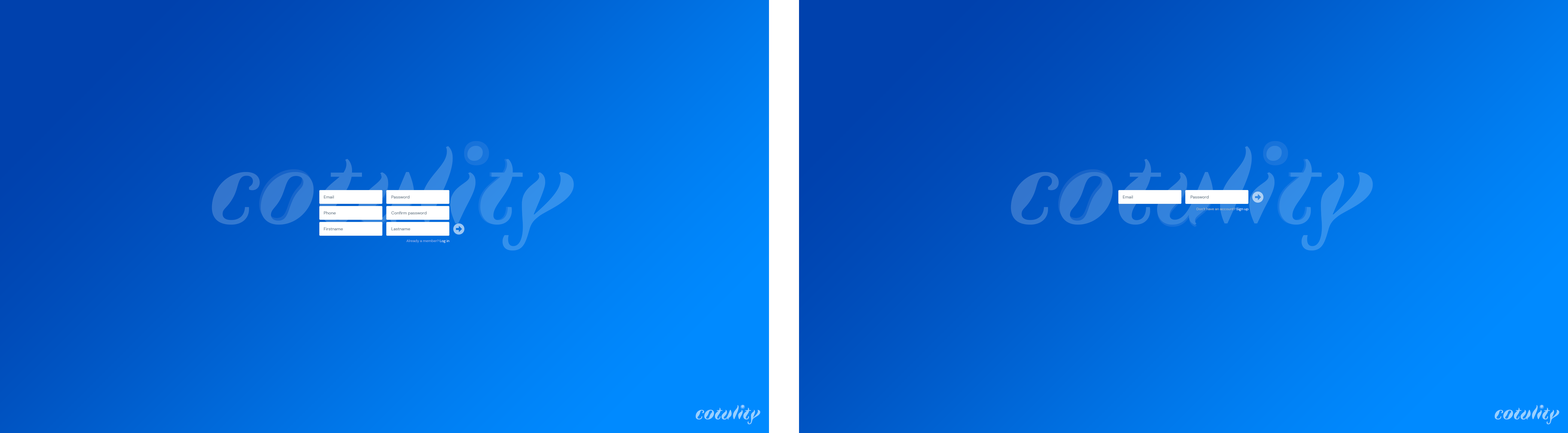
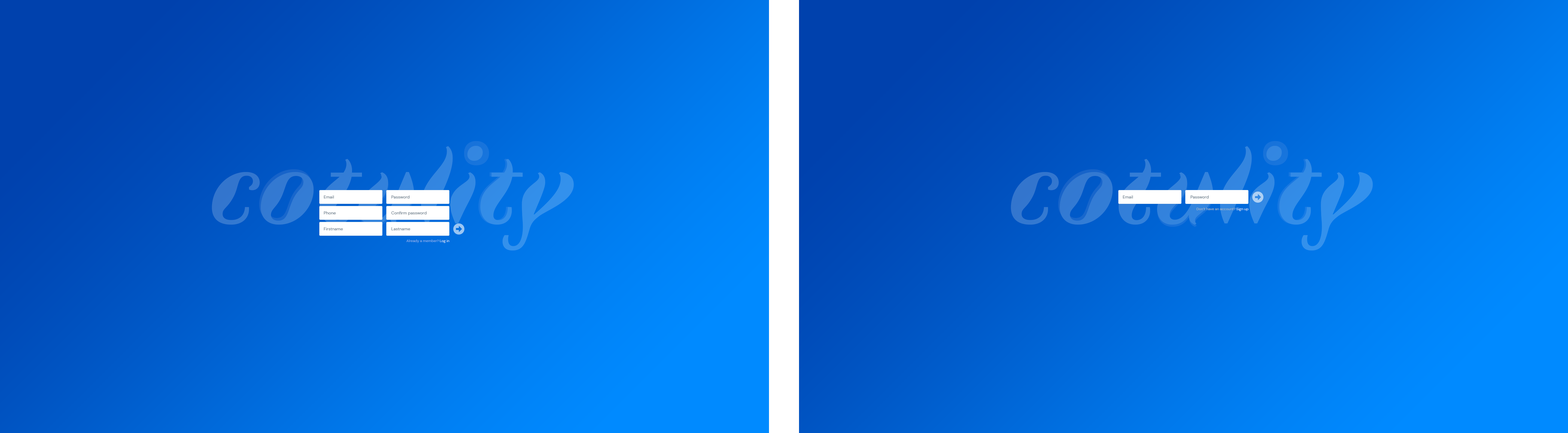
Before/after of a 1568 x 433 layered artwork. What changed in the layer stack:
removed group "logos" (1st of 2, in "signup" › "bg") (14 layers) from group "bg" over [left=695, top=404, right=761, bottom=424]
removed group "small" (1st of 2, in "signup" › "bg" › "logos") (6 layers) (was 60%) from group "logos" over [left=695, top=404, right=761, bottom=424]
removed layer "cotulity" (2nd of 4, in "signup" › "bg" › "logos" › "small") from group "small" over [left=695, top=404, right=761, bottom=424]
removed layer "t" (2nd of 4, in "signup" › "bg" › "logos" › "small") (was 30%) from group "small" over [left=743, top=407, right=751, bottom=420]
removed layer "o" (3rd of 8, in "signup" › "bg" › "logos" › "small") (was 30%) from group "small" over [left=704, top=409, right=714, bottom=419]
removed layer "u" (2nd of 4, in "signup" › "bg" › "logos" › "small") (was 30%) from group "small" over [left=721, top=409, right=733, bottom=420]
removed layer "o copy 2" (2nd of 4, in "signup" › "bg" › "logos" › "small") (was 30%) from group "small" over [left=740, top=404, right=745, bottom=409]
removed group "logos" (2nd of 2, in "login" › "bg") (14 layers) from group "bg" over [left=1494, top=404, right=1560, bottom=424]
removed group "small" (2nd of 2, in "login" › "bg" › "logos") (6 layers) (was 60%) from group "logos" over [left=1494, top=404, right=1560, bottom=424]
removed layer "cotulity" (4th of 4, in "login" › "bg" › "logos" › "small") from group "small" over [left=1494, top=404, right=1560, bottom=424]
removed layer "t" (4th of 4, in "login" › "bg" › "logos" › "small") (was 30%) from group "small" over [left=1542, top=407, right=1550, bottom=420]
removed layer "o" (7th of 8, in "login" › "bg" › "logos" › "small") (was 30%) from group "small" over [left=1503, top=409, right=1513, bottom=419]
removed layer "u" (4th of 4, in "login" › "bg" › "logos" › "small") (was 30%) from group "small" over [left=1520, top=409, right=1532, bottom=420]
…and 1 more changes (1 removed)
